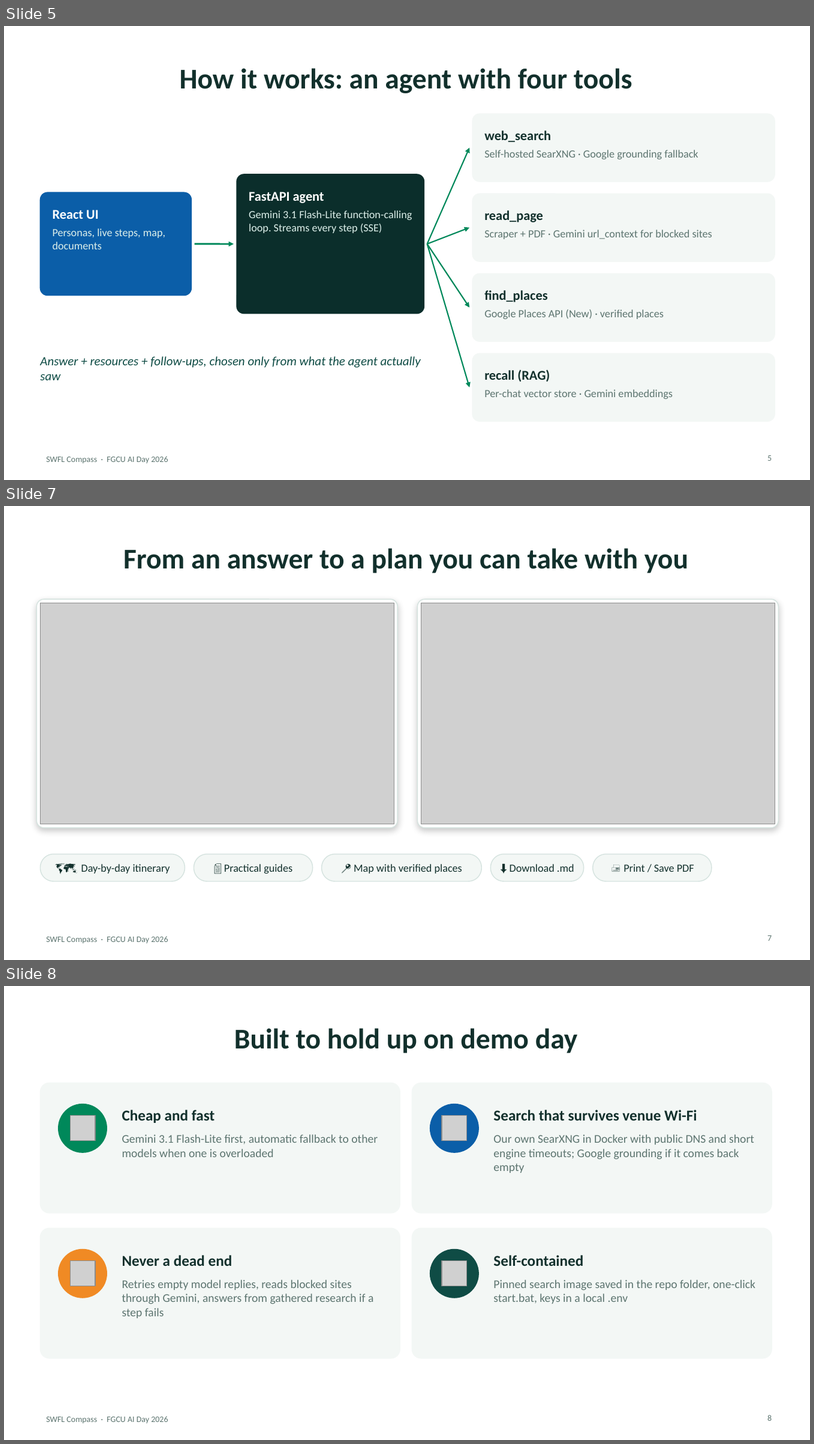
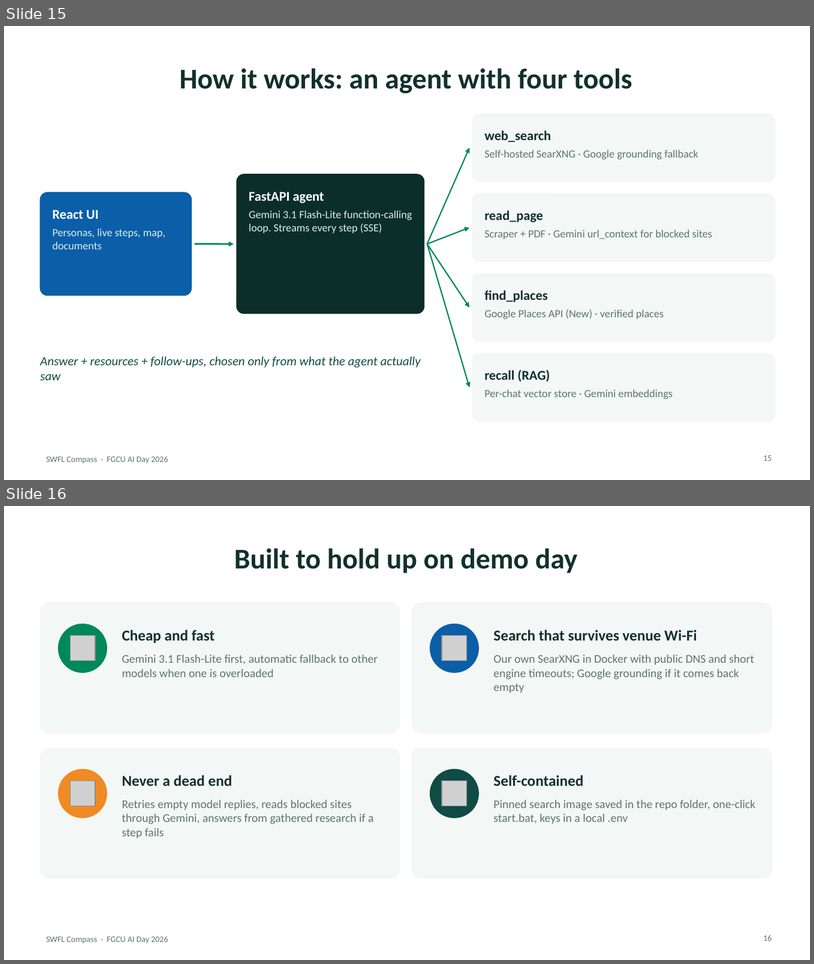
Before and after one commit to Nicholas55555/swfl-compass, a slide deck: presentation/SWFL-Compass.pptx. Shown one above the other, each under a label of ours: slides 5, 7 and 8 before the commit, slides 15 and 16 after it; the slides between them are not shown. The pictures are 814x1444 and 814x964 pixels, drawn with LibreOffice and Linux fonts; fonts in the diff are those of the drawing; grey boxes stand for pictures. Boxes give left, top, right and bottom in pixels: in the first picture for what was removed or moved away, otherwise in the second. Text is boxed around its words. In the diff, an @@ line names an element or a change of style, - is before the commit and + after.

```diff
--- a/presentation/SWFL-Compass.pptx
+++ b/presentation/SWFL-Compass.pptx
@@ slide 7 removed at [4, 506, 810, 960], background #FFFFFF; not listed: 1 template element that a slide beside it also shows @@
@@ title removed at [123, 548, 689, 573] @@
-From an answer to a plan you can take with you
@@ rounded rectangle removed at [36, 599, 398, 828] @@
@@ picture removed at [40, 603, 394, 824] @@
@@ rounded rectangle removed at [418, 599, 779, 828] @@
@@ picture removed at [422, 603, 776, 824] @@
@@ rounded rectangle removed at [40, 854, 185, 881] @@
@@ text removed at [81, 864, 170, 873] @@
-🗺️ Day-by-day itinerary
@@ rounded rectangle removed at [194, 854, 313, 881] @@
@@ text removed at [224, 864, 293, 873] @@
-📄 Practical guides
@@ rounded rectangle removed at [321, 854, 482, 881] @@
@@ text removed at [354, 864, 462, 873] @@
-📍 Map with verified places
@@ rounded rectangle removed at [491, 854, 584, 881] @@
@@ text removed at [510, 864, 575, 871] @@
-⬇ Download .md
@@ rounded rectangle removed at [593, 854, 713, 881] @@
@@ text removed at [624, 864, 695, 871] @@
-🖨 Print / Save PDF
@@ page number removed at [768, 935, 772, 940] @@
-7
@@ what was slide 5 is now slide 15 @@
@@ page number at [764, 455, 772, 460]: text changed @@
-5
+15
@@ what was slide 8 is now slide 16 @@
@@ page number at [764, 934, 772, 940]: text changed @@
-8
+16
```
Also in this commit, not shown: 10 slides added, 1 other slide removed, 19 other files.
